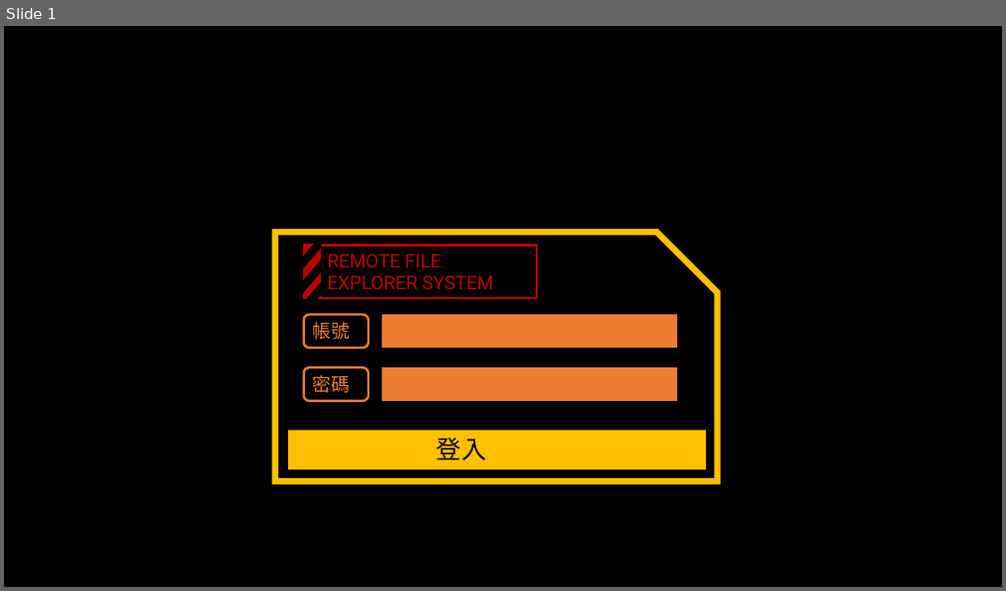
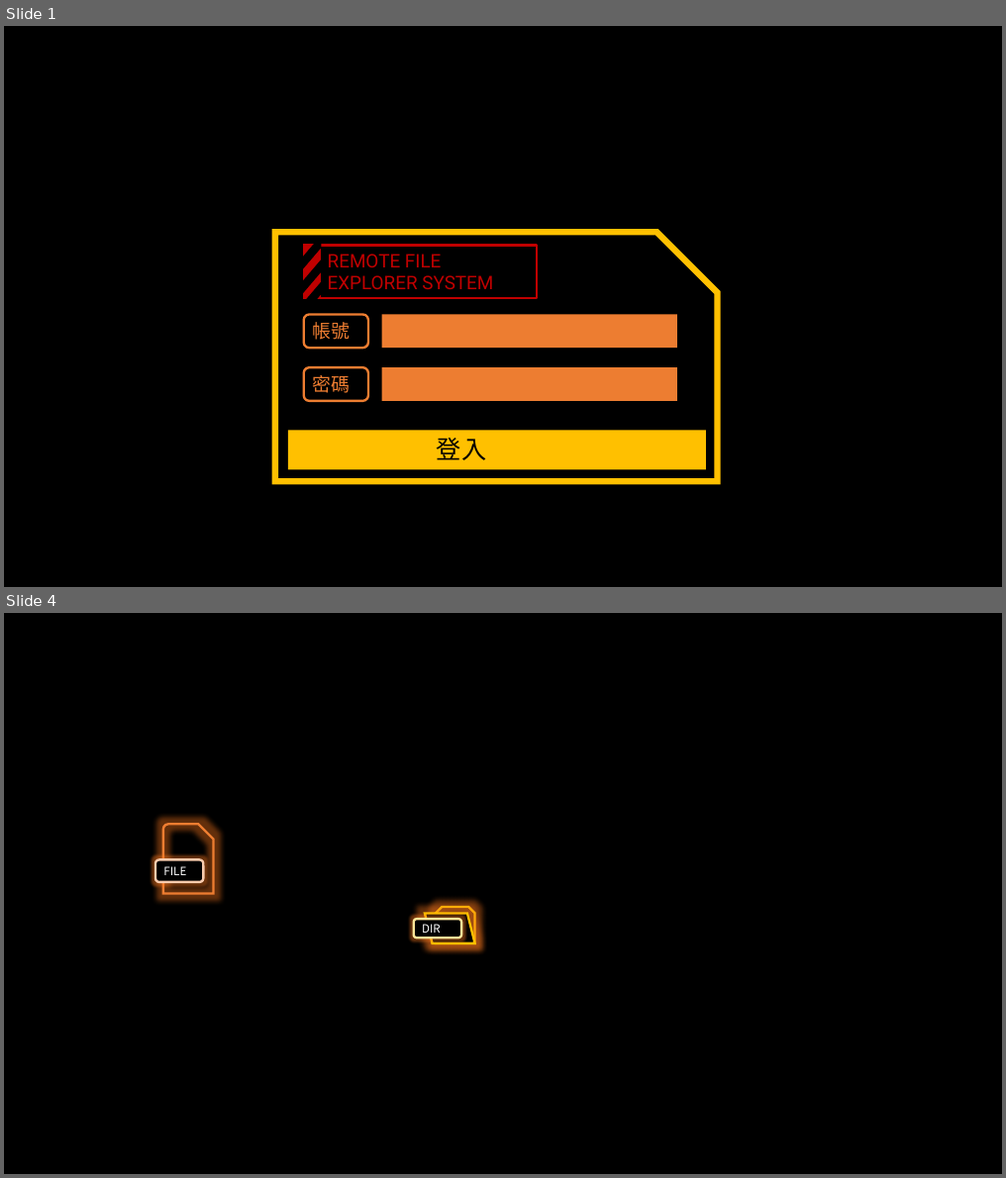
Before and after one commit to TriangleSnake/remoteFileExplorerProject, a slide deck: images/作圖.pptx. Shown one above the other, each under a label of ours: slide 1 before the commit, slides 1 and 4 after it; the slides between them are not shown. The pictures are 1006x591 and 1006x1178 pixels, drawn with LibreOffice and Linux fonts; fonts in the diff are those of the drawing. Boxes give left, top, right and bottom in pixels: in the first picture for what was removed or moved away, otherwise in the second. Text is boxed around its words. In the diff, an @@ line names an element or a change of style, - is before the commit and + after.

```diff
--- a/images/作圖.pptx
+++ b/images/作圖.pptx
@@ slide 4 added at [4, 613, 1002, 1174], background #000000 @@
@@ snip round rect added at [163, 824, 214, 894], outline #F8CBAD 2.25 pt @@
@@ rounded rectangle added at [155, 861, 203, 882], fill #000000, outline #F8CBAD 2.25 pt, 11 pt, text #FFFFFF @@
+FILE
@@ snip same rect added at [436, 907, 475, 944], outline #FFE699 2.25 pt @@
@@ rounded rectangle added at [414, 919, 461, 938], fill #000000, outline #FFE699 2.25 pt, 11 pt, text #FFFFFF @@
+DIR
@@ parallelogram added at [425, 914, 475, 944], fill #000000, outline #FFE699 2.25 pt @@
```
Also in this commit, not shown: 3 other slides added, 15 other files.
